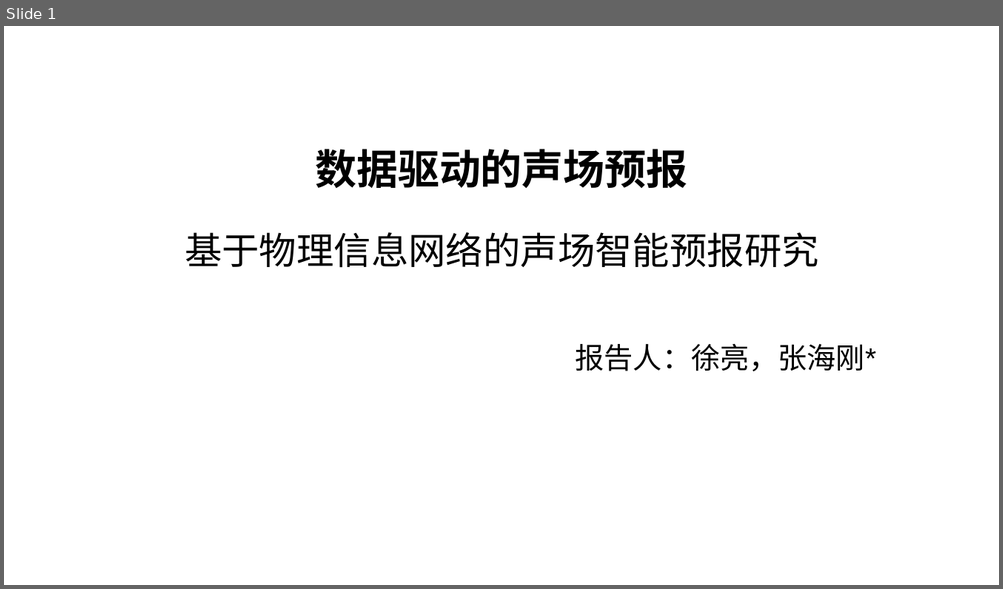
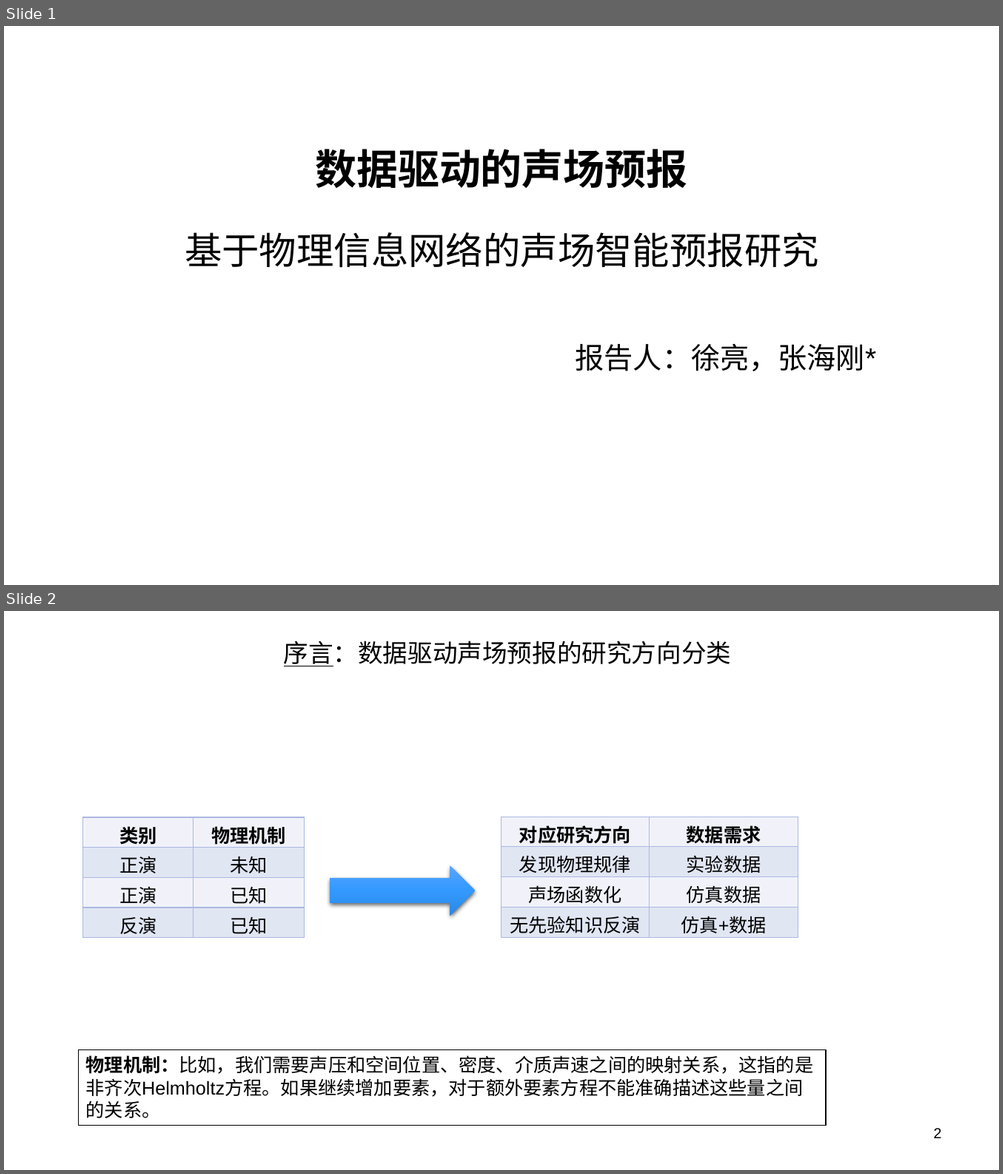
Before and after one commit to MouXuanKang/SoundFieldINN, a slide deck: Presentation.pptx. Shown one above the other, each under a label of ours: slide 1 before the commit, slides 1 and 2 after it. The pictures are 1003x589 and 1003x1174 pixels, drawn with LibreOffice and Linux fonts; fonts in the diff are those of the drawing; background and template pictures are left out. Boxes give left, top, right and bottom in pixels: in the first picture for what was removed or moved away, otherwise in the second. Text is boxed around its words. In the diff, an @@ line names an element or a change of style, - is before the commit and + after.

```diff
--- a/Presentation.pptx
+++ b/Presentation.pptx
@@ slide 2 added at [4, 611, 999, 1170], background picture (left out) @@
@@ text added at [284, 641, 731, 667], 24 pt, text #000000 @@
+序言：数据驱动声场预报的研究方向分类
@@ table added at [83, 817, 304, 939], 4 rows, 2 columns @@
+类别 | 物理机制
+正演 | 未知
+正演 | 已知
+反演 | 已知
@@ table added at [501, 817, 798, 938], 4 rows, 2 columns @@
+对应研究方向 | 数据需求
+发现物理规律 | 实验数据
+声场函数化 | 仿真数据
+无先验知识反演 | 仿真+数据
@@ right arrow added at [330, 866, 475, 916], fill gradient #5AA4FF to #3399FF to #2B88E5 @@
@@ rectangle added at [79, 1051, 825, 1126], fill #FFFFFF, outline #000000 1 pt, 18 pt, text #000000 @@
+物理机制：比如，我们需要声压和空间位置、密度、介质声速之间的映射关系，这指的是非齐次Helmholtz方程。如果继续增加要素，对于额外要素方程不能准确描述这些量之间的关系。
@@ page number added at [933, 1128, 942, 1139], 14 pt, text #000000 @@
+2
```
Also in this commit, not shown: 8 slides changed, 3 other slides added, 5 slides removed.
